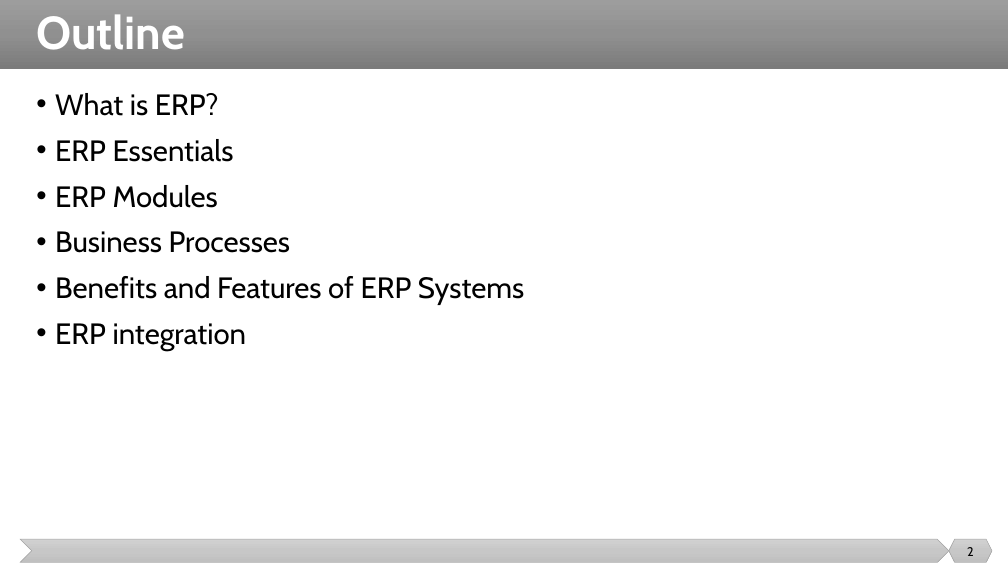
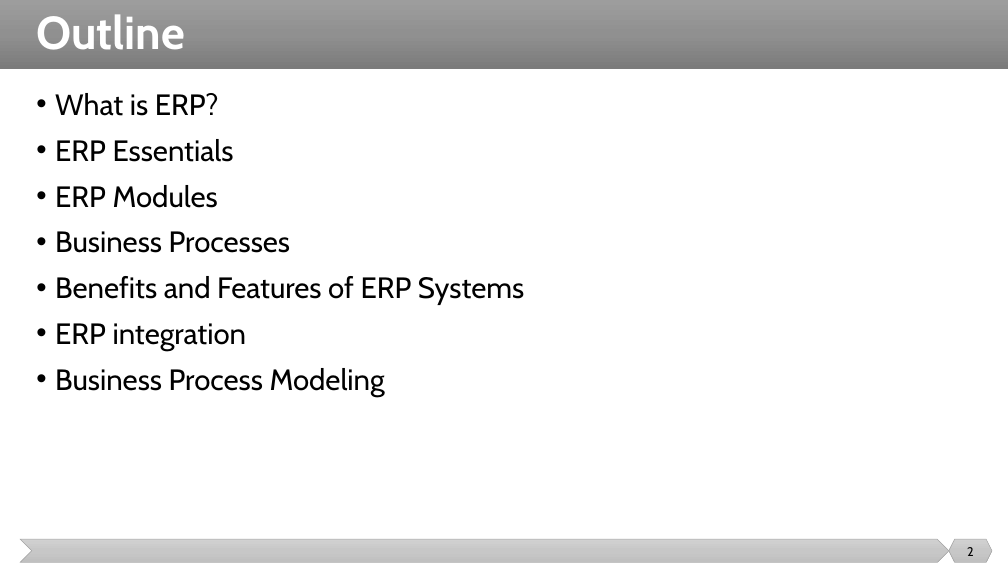
Before and after one commit to malenezi/malenezi, a slide deck: slide 2 of SE495/Lectures/3-ERP/ERP.pptx. Drawn at 1008x567 pixels with LibreOffice and Linux fonts; fonts in the diff are those of the drawing. Boxes give left, top, right and bottom in pixels: in the first picture for what was removed or moved away, otherwise in the second. Text is boxed around its words. In the diff, an @@ line names an element or a change of style, - is before the commit and + after.

```diff
--- a/SE495/Lectures/3-ERP/ERP.pptx
+++ b/SE495/Lectures/3-ERP/ERP.pptx
@@ text at bbox=[55, 368, 385, 397]: paragraph added @@
+• Business Process Modeling
```
Also in this commit, not shown: 1 other slide changed, 13 slides added, 13 other files.
